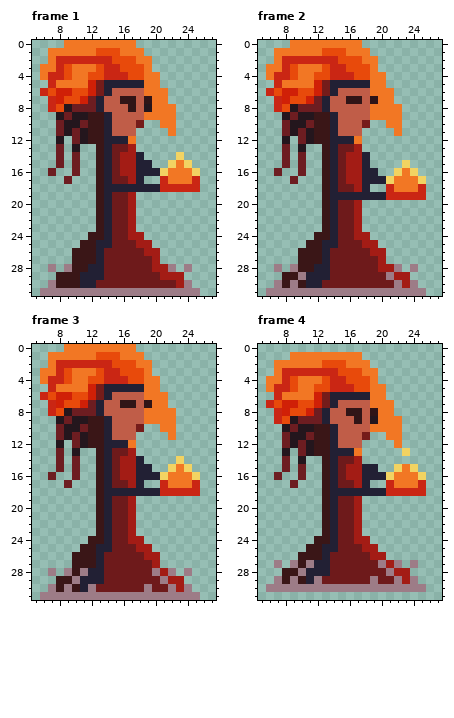
File history of a pixel-art file, shared/assets/wytch-fyre.aseprite. Above: the version before the commit.
32x32 pixels, 4 frames. Colours within 5 levels of each other are drawn and written as one. Shown: frame 1: x 5..27, y 0..31; frame 2: x 5..27, y 0..31; frame 3: x 5..27, y 0..31; frame 4: x 5..27, y 0..31.
After:
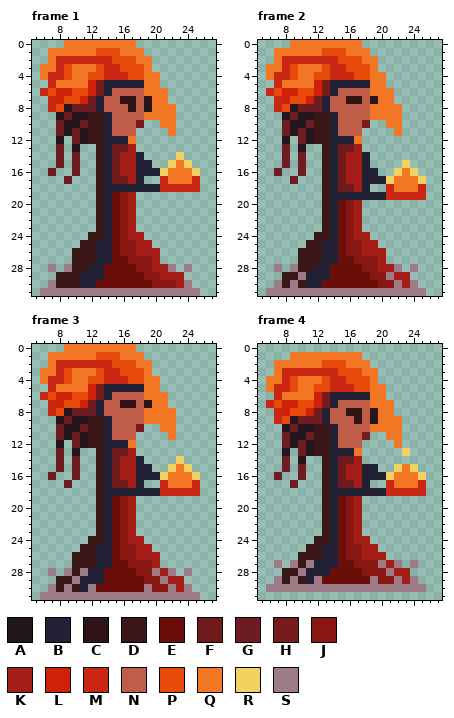
Palette (. is transparent): A #24161d  B #222034  C #301517  D #3a1617  E #6a0e09  F #6e1a1b  G #6d1d21  H #751c1a  J #8a1812  K #a31c15  L #d02007  M #ca2614  N #c05d48  P #e84a0b  Q #f27724  R #f2d362  S #9d7c87
The edit:
Changed rows in their new state; - is an unchanged pixel.
Frame 1:
first column x 13:
19 --EJ------
20 --EJ------
21 --EJ------
22 --EJ------
23 --EJ------
24 --EJ------
25 --EJJ-----
26 -BEJJK----
27 -BEEJJJ---
28 -EEEEJJ---
29 -EEEEEJJ--
30 EEEEEEEJJJ
Frame 2:
first column x 13:
20 --EJ-----
21 --EJ-----
22 --EJ-----
23 --EJ-----
24 --EJ-----
25 --EJJ----
26 -BEJJK---
27 -BEEJJJ--
28 -EEEEJJ--
29 -EEEEEJJ-
30 EEEEEEEJJ
Frame 3:
first column x 13:
19 --EJ-----
20 --EJ-----
21 --EJ-----
22 --EJ-----
23 --EJ-----
24 --EJ-----
25 --EJJ----
26 -BEJJK---
27 -BEEJJJ--
28 -EEEEJJ--
29 -EEEEEJJ-
30 EEEEEE-JJ
Frame 4:
first column x 13:
19 --EJ-----
20 --EJ-----
21 --EJ-----
22 --EJ-----
23 --EJ-----
24 --EJ-----
25 --EJJ----
26 -BEJJK---
27 -BEEJJJ--
28 -EEEEJJJ-
29 EEEEEE-JJ
